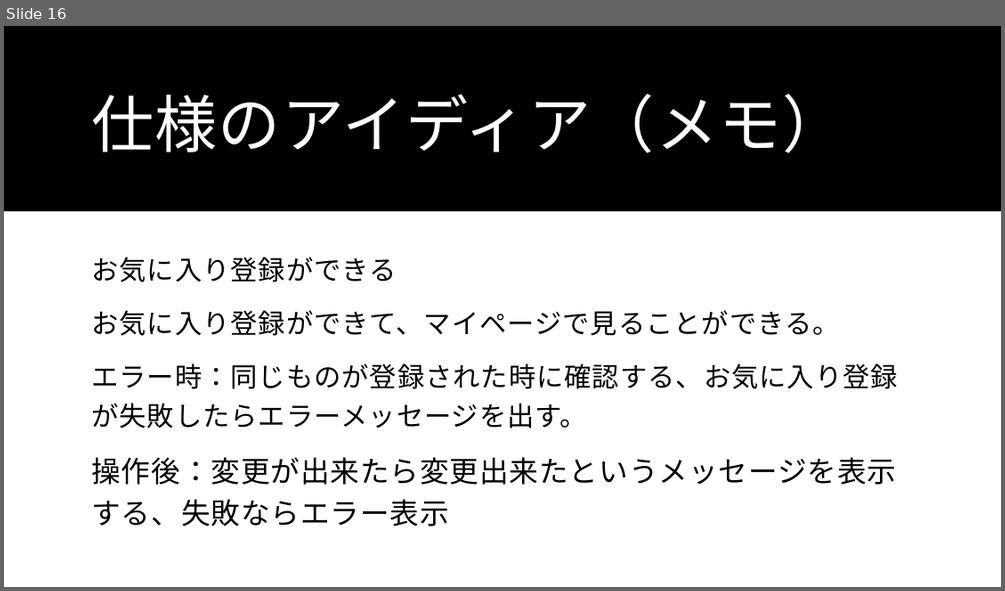
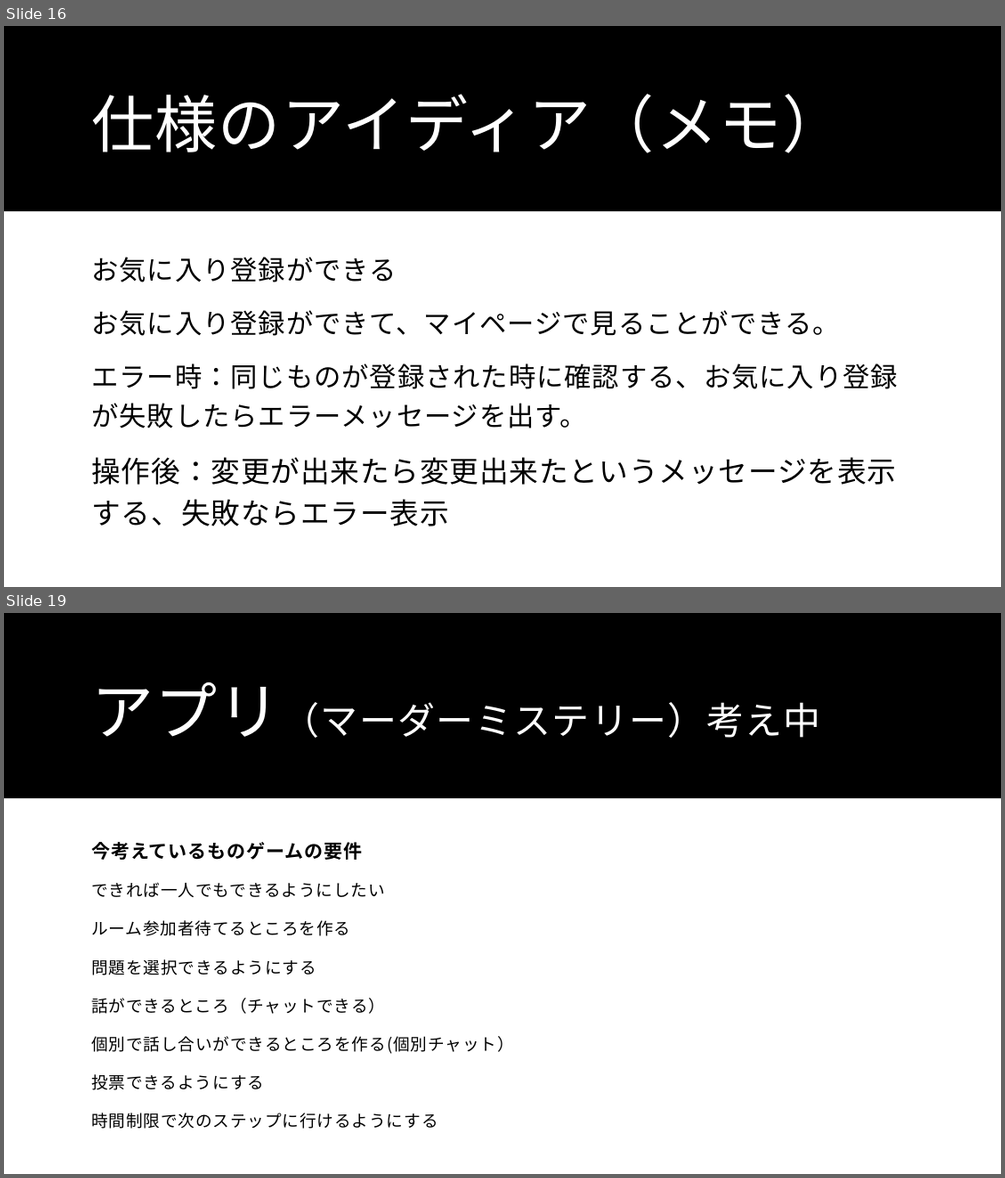
Before and after one commit to Wtnbtkm/flutter_application_1, a slide deck: Flutterの制作仕様書・アイディア（メモ）.pptx. Shown one above the other, each under a label of ours: slide 16 before the commit, slides 16 and 19 after it; the slides between them are not shown. The pictures are 1005x591 and 1005x1178 pixels, drawn with LibreOffice and Linux fonts; fonts in the diff are those of the drawing. Boxes give left, top, right and bottom in pixels: in the first picture for what was removed or moved away, otherwise in the second. Text is boxed around its words. In the diff, an @@ line names an element or a change of style, - is before the commit and + after.

Commit message:
新たに考えている仕様メモを追加（18P）と今考えているアプリの要件を簡単にまとめて追加（19~21P)保存し忘れてで反映できていなかったのでもう一回コミット

```diff
--- a/Flutterの制作仕様書・アイディア（メモ）.pptx
+++ b/Flutterの制作仕様書・アイディア（メモ）.pptx
@@ slide 19 added at box(4, 613, 1001, 1174), background #FFFFFF; not listed: 1 template element that a slide beside it also shows @@
@@ title added at box(91, 682, 820, 738), 36 pt, text #FFFFFF @@
+アプリ（マーダーミステリー）考え中
@@ text added at box(91, 842, 514, 1128), 16 pt, text #000000 @@
+今考えているものゲームの要件
+できれば一人でもできるようにしたい
+ルーム参加者待てるところを作る
+問題を選択できるようにする
+話ができるところ（チャットできる）
+個別で話し合いができるところを作る(個別チャット）
+投票できるようにする
+時間制限で次のステップに行けるようにする
```
Also in this commit, not shown: 4 other slides added.
